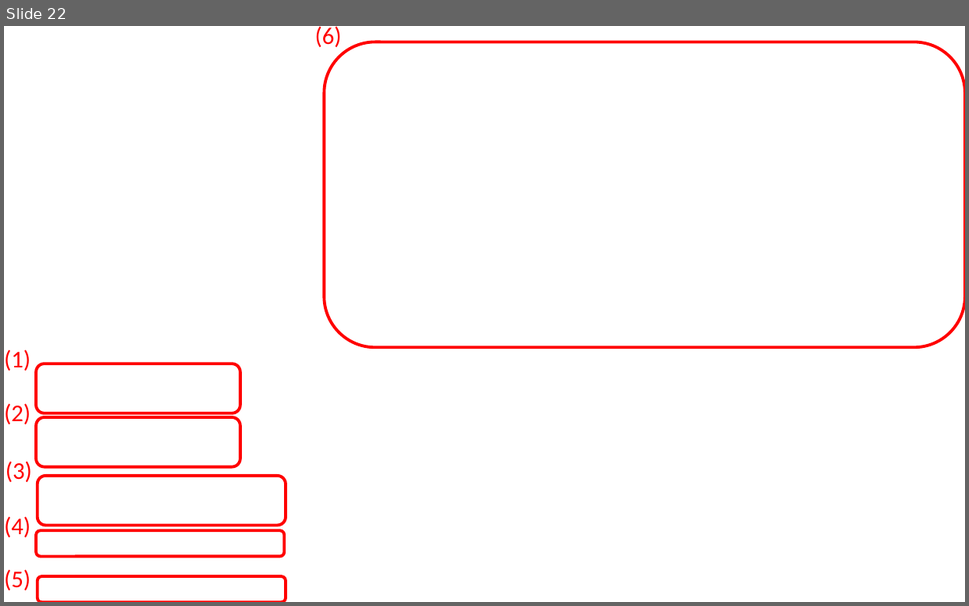
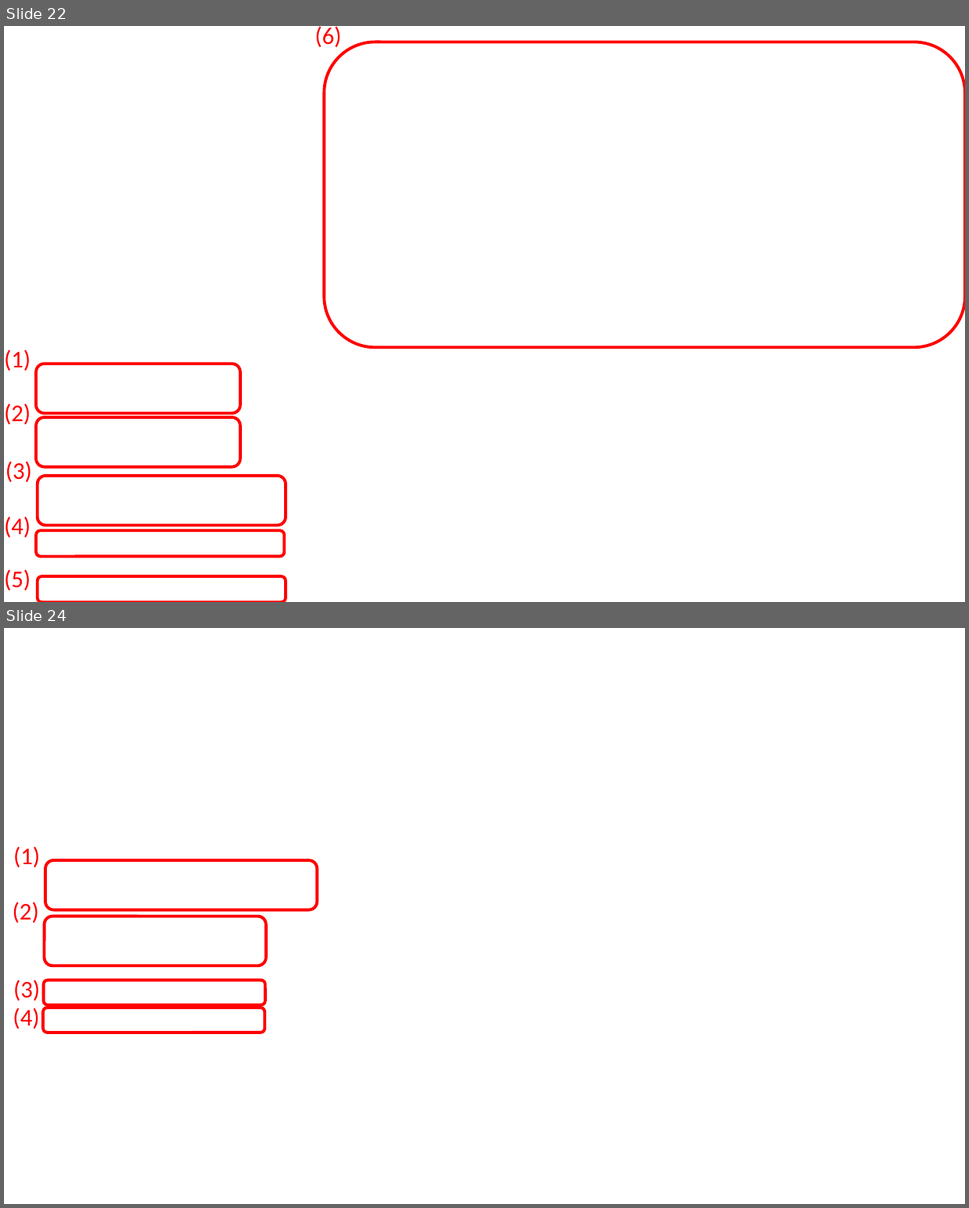
Before and after one commit to metaOmic/tutorial, a slide deck: figure/FigurePreparation/metaOmics_tutorial2.pptx. Shown one above the other, each under a label of ours: slide 22 before the commit, slides 22 and 24 after it; the slides between them are not shown. The pictures are 969x606 and 969x1208 pixels, drawn with LibreOffice and Linux fonts; fonts in the diff are those of the drawing; background and template pictures are left out. Boxes give left, top, right and bottom in pixels: in the first picture for what was removed or moved away, otherwise in the second. Text is boxed around its words. In the diff, an @@ line names an element or a change of style, - is before the commit and + after.

```diff
--- a/figure/FigurePreparation/metaOmics_tutorial2.pptx
+++ b/figure/FigurePreparation/metaOmics_tutorial2.pptx
@@ slide 24 added at [4, 628, 965, 1204], background picture (left out) @@
@@ text added at [13, 846, 40, 867], 18 pt, text #FF0000 @@
+(1)
@@ rounded rectangle added at [45, 860, 318, 910], outline #FF0000 2.25 pt @@
@@ text added at [13, 902, 39, 923], 18 pt, text #FF0000 @@
+(2)
@@ rounded rectangle added at [45, 917, 266, 967], outline #FF0000 2.25 pt @@
@@ text added at [13, 980, 40, 1001], 18 pt, text #FF0000 @@
+(3)
@@ rounded rectangle added at [44, 981, 265, 1006], outline #FF0000 2.25 pt @@
@@ text added at [13, 1008, 39, 1029], 18 pt, text #FF0000 @@
+(4)
@@ rounded rectangle added at [44, 1008, 265, 1033], outline #FF0000 2.25 pt @@
```
Also in this commit, not shown: 1 other slide added, 34 other files.
